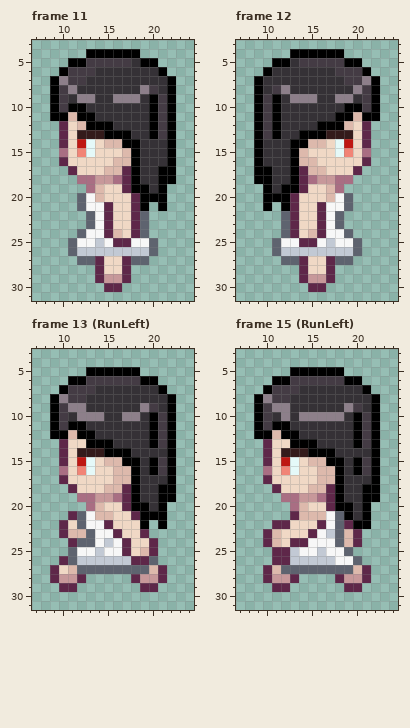
Two versions of one pixel-art file, _Data/BlackHair.aseprite. That is the earlier state.
32x32 pixels, 20 frames. Shown: frame 11: x 7..24, y 3..31; frame 12: x 7..24, y 3..31; frame 13 (RunLeft): x 7..24, y 3..31; frame 15 (RunLeft): x 7..24, y 3..31. The commit also changed other frames, which this record leaves out.
And afterwards:
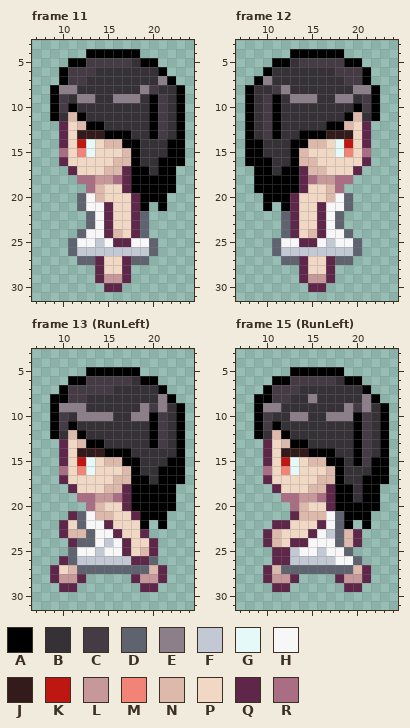
Palette (. is transparent): A #000000  B #353136  C #443b44  D #5e636f  E #8d7f8a  F #c2c9d4  G #e5f9f8  H #f7f7f7  J #341b1b  K #be1712  L #c7989a  M #f18476  N #ddb9ac  P #f0d8c5  Q #5e2749  R #a96e83
What changed:
Changed rows in their new state; - is an unchanged pixel.
Frame 11, layer "Layer 1":
first column x 9:
 7 .A----------E--
 8 -E-----------BA
 9 -------------BA
10 ---B---------BA
11 -B--B--------BA
12 ------B------BA
13 -------------BA
14 --------------A
15 --------------A
16 ------------A-A
17 ----------A----
18 ----------AA---
19 -----------A-A-
Frame 12, layer "Layer 1":
first column x 8:
 7 --E----------A.
 8 AB-----------E-
 9 AB-------------
10 AB---------B---
11 AB--------B--B-
12 AB------B------
13 AB-------------
14 A--------------
15 A--------------
16 A-A------------
17 ----A----------
18 ---AA----------
19 -A-A-----------
Frame 13 (RunLeft), layer "Layer 1":
first column x 10:
 6 --------B-----
 7 ----CC--------
 8 A----------E--
 9 E----------EBA
10 -----E-B-E--BA
11 --B---------BA
12 B--B--------BA
13 --N--B------BA
14 ------------BA
15 ----------BB-A
16 ------P---BA-A
17 ---------A-A-A
18 ---------AA---
19 ---------AA---
20 ----------A-A-
Frame 15 (RunLeft), layer "Layer 1":
first column x 10:
 6 --------B-----
 8 A----E-----E--
 9 E-B--------EBA
10 --BE-BB--E--BA
11 --B---------BA
12 B--B--------BA
13 --N--B------BA
14 ----------ACBA
15 -------------A
16 ------P---BB-A
17 -----------A-A
18 ---------A----
19 ---------A----
20 ----------A-A-
21 ----------A---
22 ---------A.---
Pixel boxes of the changes (left, top, right, bottom) in both pictures:
changed: (50, 76, 113, 130)
changed: (140, 76, 185, 193)
changed: (245, 76, 290, 193)
changed: (317, 76, 380, 130)
changed: (59, 376, 185, 511)
changed: (263, 376, 389, 529)
